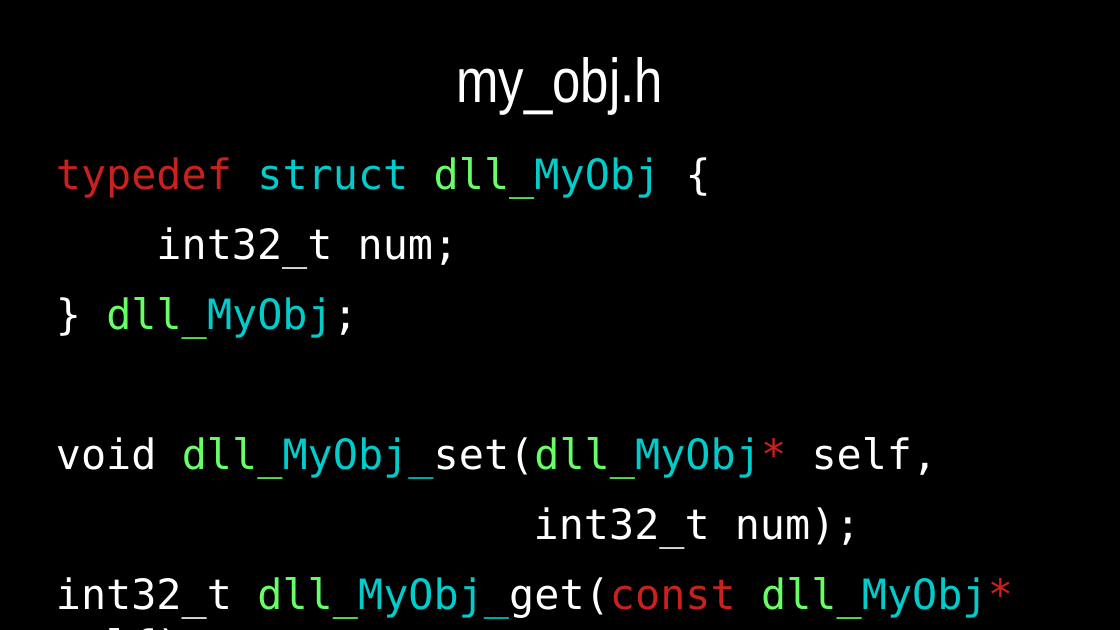
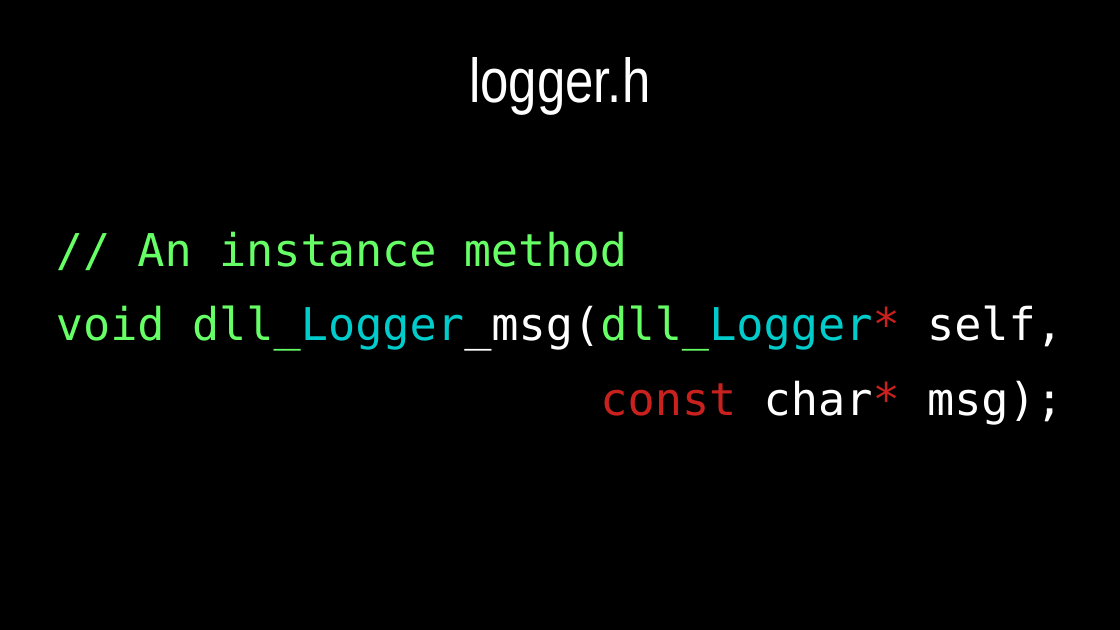
Before and after one commit to dllaurence/youngmanandc, a slide deck: slide 20 of 2020-youngmanandthec-scale.odp (slide 10 before the commit). Drawn at 1120x630 pixels with LibreOffice and Linux fonts; fonts in the diff are those of the drawing. Boxes give left, top, right and bottom in pixels: in the first picture for what was removed or moved away, otherwise in the second. Text is boxed around its words. In the diff, an @@ line names an element or a change of style, - is before the commit and + after.

```diff
--- a/2020-youngmanandthec-scale.odp
+++ b/2020-youngmanandthec-scale.odp
@@ title at box(469, 57, 650, 113): text changed @@
-my_obj.h
+logger.h
@@ text at box(56, 231, 1063, 425): text changed; size 29.6 to 32 pt; text colour #FFFFFF to #66FF66 @@
-typedef struct dll_MyObj {
-int32_t num;
-} dll_MyObj;
-void dll_MyObj_set(dll_MyObj* self,
-int32_t num);
-int32_t dll_MyObj_get(const dll_MyObj* self);
+// An instance method
+void dll_Logger_msg(dll_Logger* self,
+const char* msg);
```
Also in this commit, not shown: 13 other slides changed, 17 slides added, 5 slides removed.
